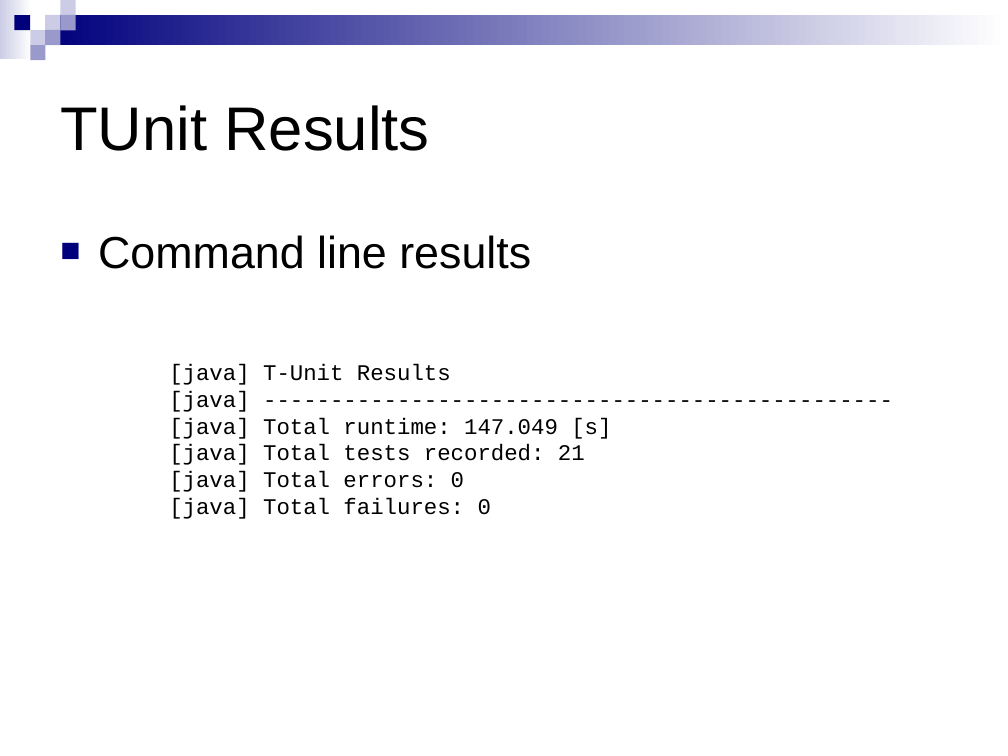
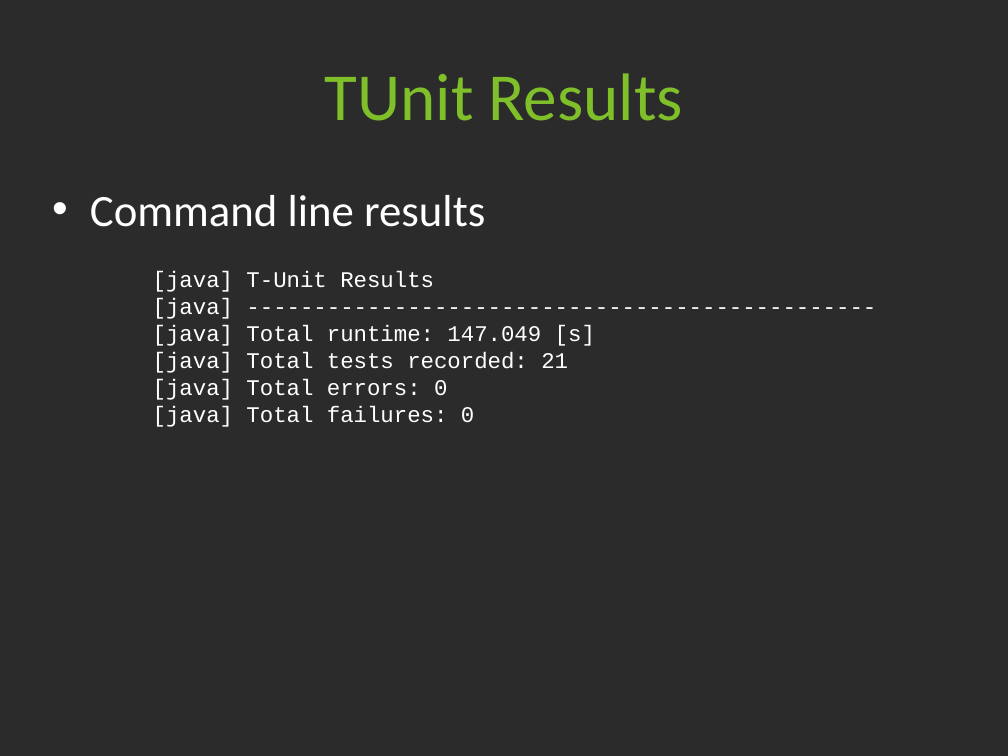
Before and after one commit to tyll/tinyos-2.x-contrib, a slide deck: slide 32 of tunit/docs/TUnit Intro.ppt (slide 30 before the commit). Drawn at 1008x756 pixels with LibreOffice and Linux fonts; fonts in the diff are those of the drawing; background and template pictures are left out; a plain dark background stands for a picture behind light text. Boxes give left, top, right and bottom in pixels: in the first picture for what was removed or moved away, otherwise in the second. Text is boxed around its words. In the diff, an @@ line names an element or a change of style, - is before the commit and + after.

Commit message:
Updated the TUnit presentation, removed some unnecessary files.  Lots of the documentation is on http://docs.tinyos.net/index.php/TUnit

```diff
--- a/tunit/docs/TUnit Intro.ppt
+++ b/tunit/docs/TUnit Intro.ppt
@@ background #FFFFFF to picture (left out) @@
@@ group removed at box(0, 0, 1008, 60): 9 rectangles @@
@@ title "TUnit Results": place and size @@
-title "TUnit Results" at box(60, 105, 429, 151)
+title "TUnit Results" at box(325, 73, 683, 121)
@@ title "TUnit Results" at box(325, 73, 683, 121): size 44 to 48 pt, font Arial to Calibri, text colour #000000 to #7EBF2A; alignment left to centre @@
@@ text "Command line results": place and size @@
-text "Command line results" at box(98, 235, 531, 269)
+text "Command line results" at box(90, 195, 485, 227)
@@ text "Command line results" at box(90, 195, 485, 227): font Arial to Calibri, text colour #000000 to #FFFFFF; bullet ■ to •; bullet colour #00007D to #FFFFFF @@
@@ text "[java] T-Unit Results": place and size @@
-text "[java] T-Unit Results" at box(169, 364, 611, 519)
+text "[java] T-Unit Results" at box(153, 271, 595, 427)
@@ text "[java] T-Unit Results" at box(153, 271, 595, 427): text colour #000000 to #FFFFFF @@
```
Also in this commit, not shown: 34 other slides changed, 4 slides added, 1 slide removed, 3 other files.
